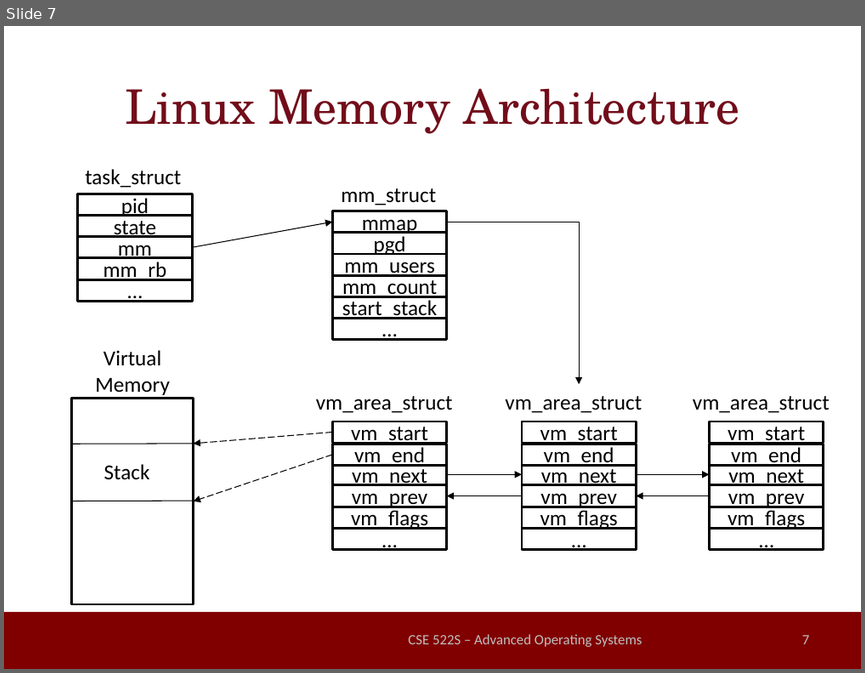
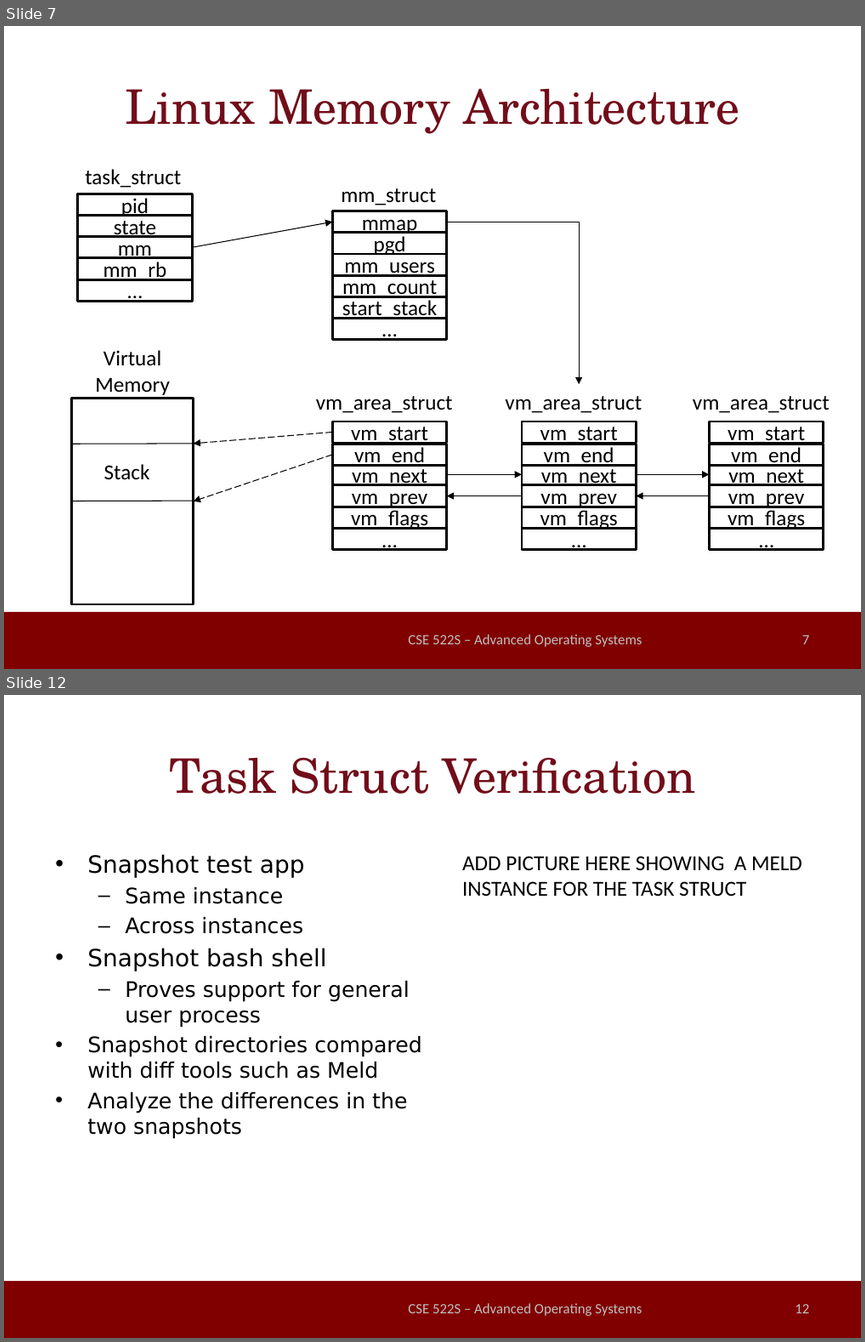
Before and after one commit to millerrt3/LinuxSuspendable, a slide deck: final_presentation.pptx. Shown one above the other, each under a label of ours: slide 7 before the commit, slides 7 and 12 after it; the slides between them are not shown. The pictures are 865x673 and 865x1342 pixels, drawn with LibreOffice and Linux fonts; fonts in the diff are those of the drawing; background and template pictures are left out. Boxes give left, top, right and bottom in pixels: in the first picture for what was removed or moved away, otherwise in the second. Text is boxed around its words. In the diff, an @@ line names an element or a change of style, - is before the commit and + after.

```diff
--- a/final_presentation.pptx
+++ b/final_presentation.pptx
@@ slide 12 added at <box>4,695,861,1338</box>, background #FFFFFF; not listed: 1 template element that a slide beside it also shows @@
@@ title added at <box>169,757,695,794</box>, 40 pt, text #720D1A @@
+Task Struct Verification
@@ text added at <box>87,854,421,1139</box>, 18 pt, text #000000 @@
+• Snapshot test app
+  – Same instance
+  – Across instances
+• Snapshot bash shell
+  – Proves support for general user process
+• Snapshot directories compared with diff tools such as Meld
+• Analyze the differences in the two snapshots
@@ text added at <box>462,856,802,896</box>, 18 pt, text #000000 @@
+ADD PICTURE HERE SHOWING A MELD INSTANCE FOR THE TASK STRUCT
@@ text added at <box>408,1303,642,1315</box>, 12 pt, text #BFBFBF @@
+CSE 522S – Advanced Operating Systems
@@ page number added at <box>794,1304,809,1313</box>, 12 pt, text #BFBFBF @@
+12
```
Also in this commit, not shown: 8 slides changed, 3 other slides added, 1 other file.
